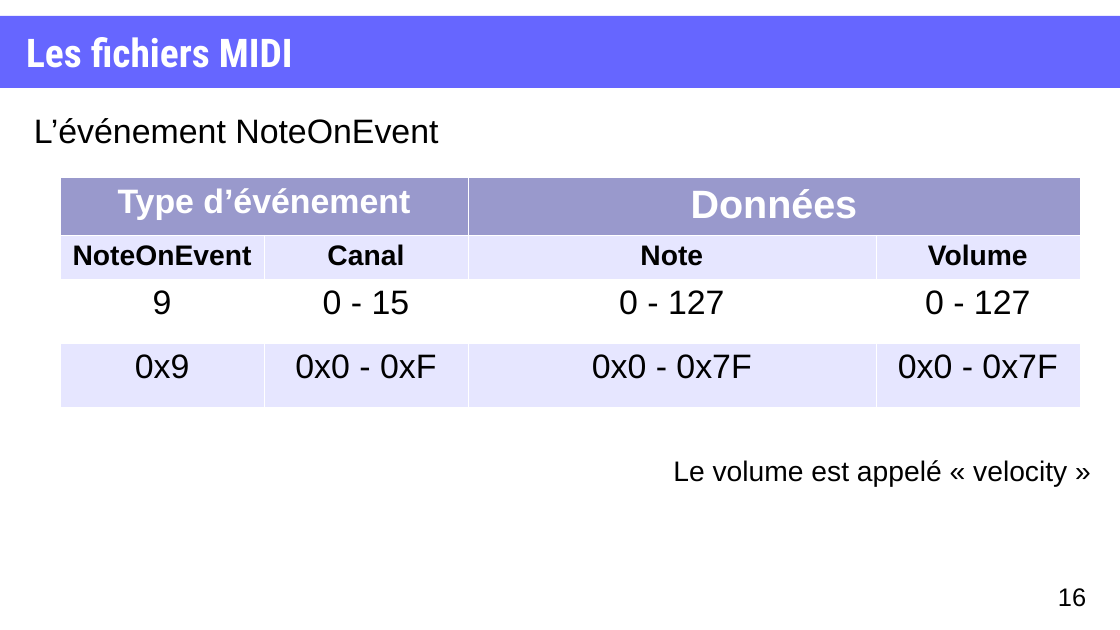
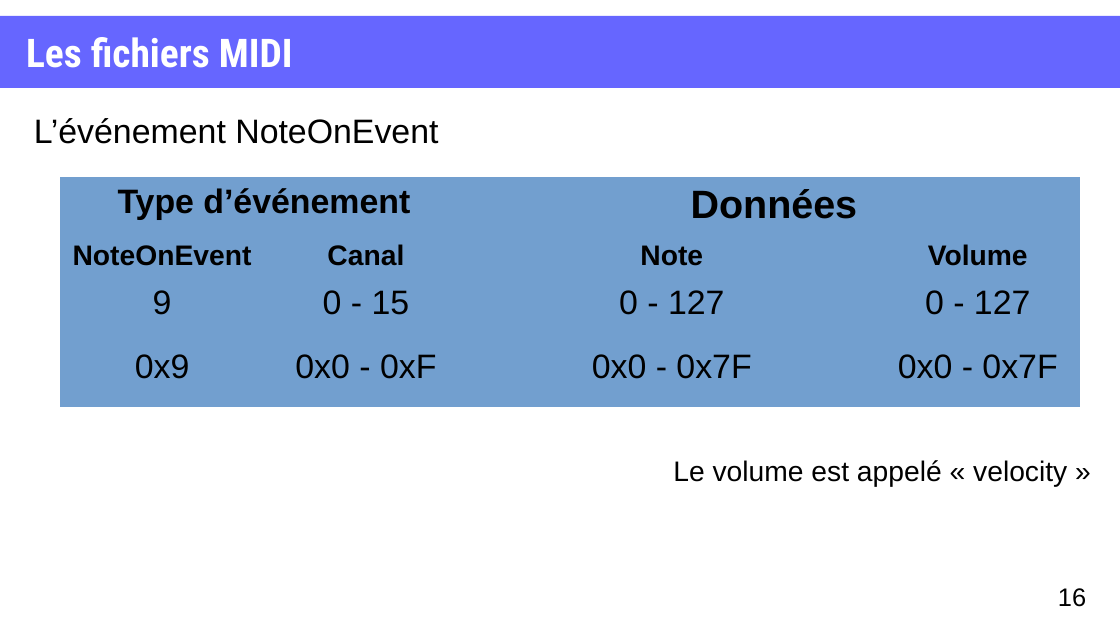
Before and after one commit to XgLsuLzRMy/Composition-Musicale-par-Reseau-de-Neurones, a slide deck: slide 16 of projet.odp. Drawn at 1120x630 pixels with LibreOffice and Linux fonts; fonts in the diff are those of the drawing. Boxes give left, top, right and bottom in pixels: in the first picture for what was removed or moved away, otherwise in the second. Text is boxed around its words. In the diff, an @@ line names an element or a change of style, - is before the commit and + after.

```diff
--- a/projet.odp
+++ b/projet.odp
@@ table at <box>60,178,1080,405</box> @@
@@ fill #9999CC to #729FCF in 2 cells @@
@@ fill #E6E6FF to #729FCF in 8 cells @@
@@ fill #FFFFFF to #729FCF in row 3 @@
@@ text colour #FFFFFF to #000000 in "Type d’événement", "Données" @@
@@ borders changed @@
```
Also in this commit, not shown: 4 other slides changed, 7 slides added.
